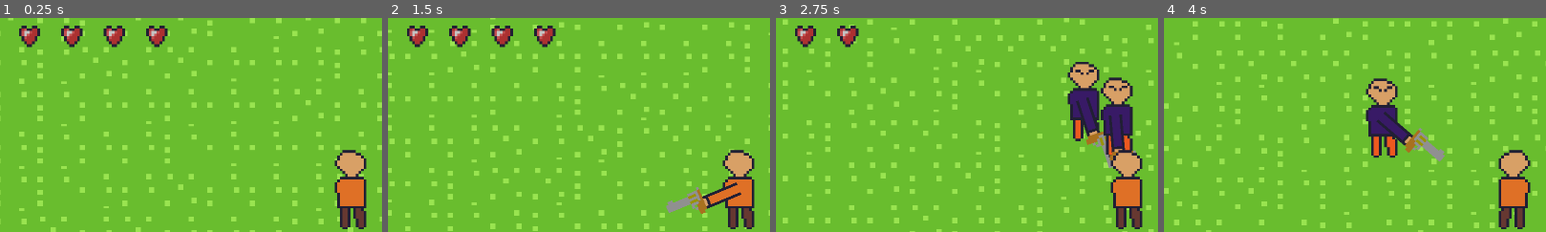
Above: before the commit, frames 1-4 (left to right).
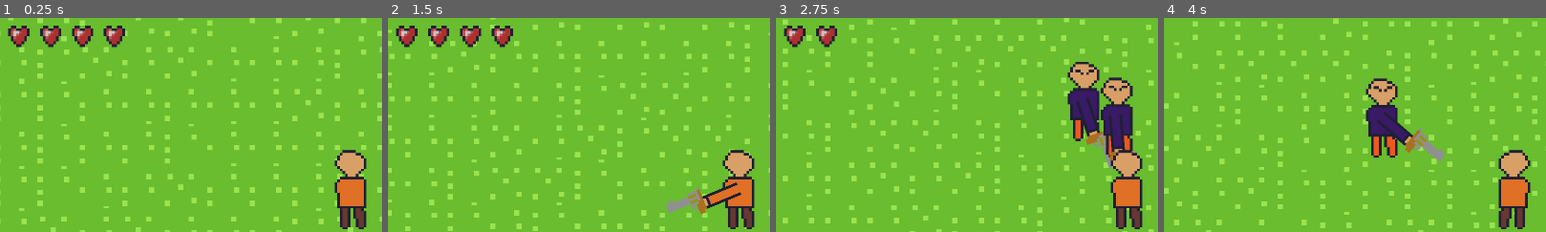
Above: after the commit, the same moments.

Repository: Mostafa-Nashat/shooter
Game: Godot game, scene res://scenes/root.tscn
Same seed, same stepped clock (60 frames per second), same inputs: the game is played once before the commit and once after it.
Inputs (mouse positions are % of the whole screen's width and height, from its top left):
- Up to frame 1 (0.25 s): no input
- Up to frame 2 (1.5 s): tap Enter at 0.5 s; move the mouse to (72, 45) at 0.52 s; hold D (right) 0.53-1.28 s; tap W (front) at 0.6 s; move the mouse to (30, 55) at 1.27 s; hold S (back) from 1.28 s (still down); right-click (30, 55) at 1.35 s
- Up to frame 3 (2.75 s): move the mouse to (60, 28) at 2.02 s; release S (back) at 2.03 s; hold D (right) from 2.03 s (still down); click (60, 28) at 2.1 s
- Up to frame 4 (4 s): move the mouse to (45, 70) at 2.77 s; tap W (front) at 2.85 s; move the mouse to (80, 65) at 3.52 s; release D (right) at 3.53 s; hold A (left) from 3.53 s (still down); right-click (80, 65) at 3.6 s
The pictures show only the part of the screen within x 4-54%, y 1-51%; the shares and areas given below are measured in that part.

The runs differ from the first frame. In frame 1, 2.1% of the frame differs, in the area x 2-44%, y 3-14%; in frame 2, 2.1%; in frame 3, 1.4%; in frame 4, nothing differs.

Commit message:
changed heart spacing

Diff:
--- a/scenes/player/player.tscn
+++ b/scenes/player/player.tscn
@@ -159,7 +159,7 @@
 single_frame_sprite = ExtResource("14_kvlxm")
 health_bar = NodePath("health")
 heart_texture = ExtResource("17_uf5tr")
-heart_distance = 8.0
+heart_distance = 6.0
 health = NodePath("../HealthManager")
 metadata/_custom_type_script = "uid://ch5tr6awtfhui"
 
